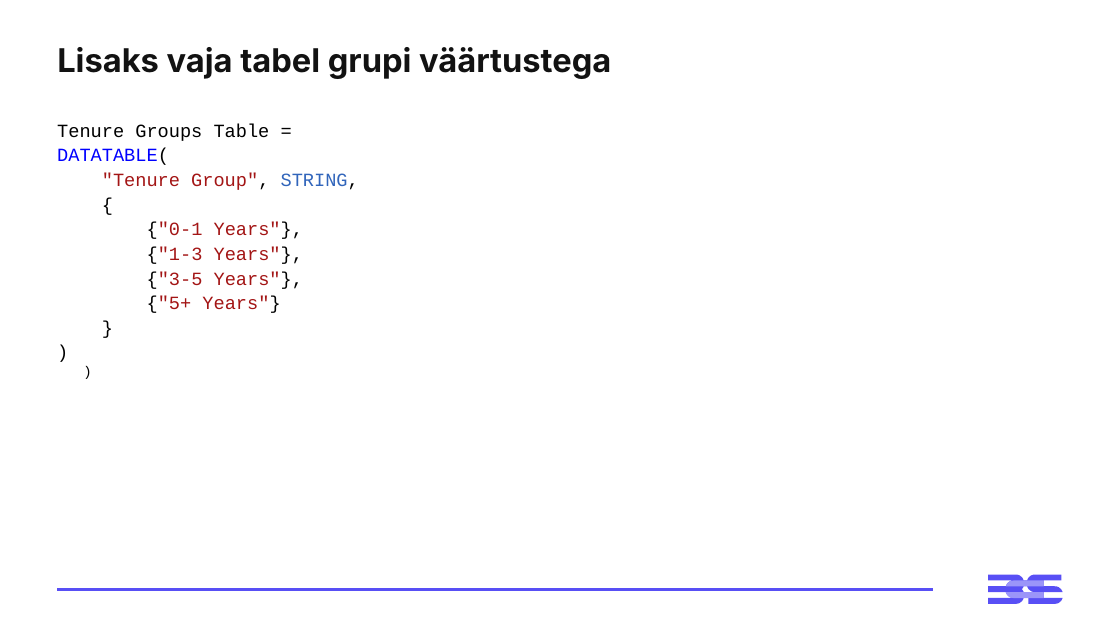
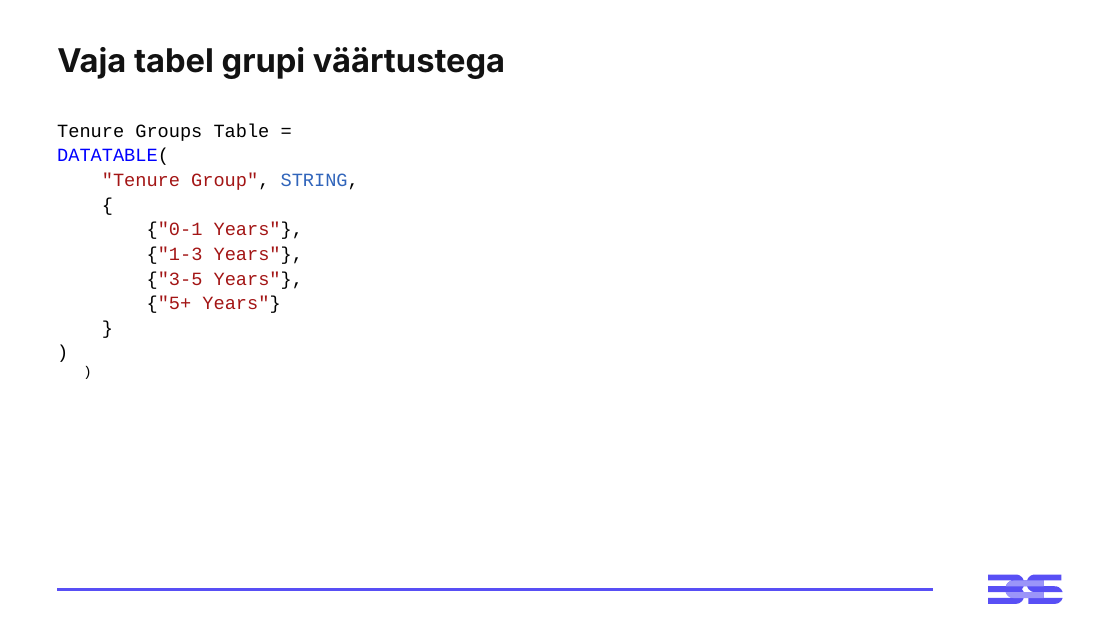
Before and after one commit to virverani/andmetarkus, a slide deck: slide 9 of Day5/5-paev-andmetarkus-esitlus.pptx. Drawn at 1120x630 pixels with LibreOffice and Linux fonts; fonts in the diff are those of the drawing. Boxes give left, top, right and bottom in pixels: in the first picture for what was removed or moved away, otherwise in the second. Text is boxed around its words. In the diff, an @@ line names an element or a change of style, - is before the commit and + after.

```diff
--- a/Day5/5-paev-andmetarkus-esitlus.pptx
+++ b/Day5/5-paev-andmetarkus-esitlus.pptx
@@ title at (x1=57, y1=47, x2=505, y2=79): text changed @@
-Lisaks vaja tabel grupi väärtustega
+Vaja tabel grupi väärtustega
```
Also in this commit, not shown: 1 slide added, 1 other file.
